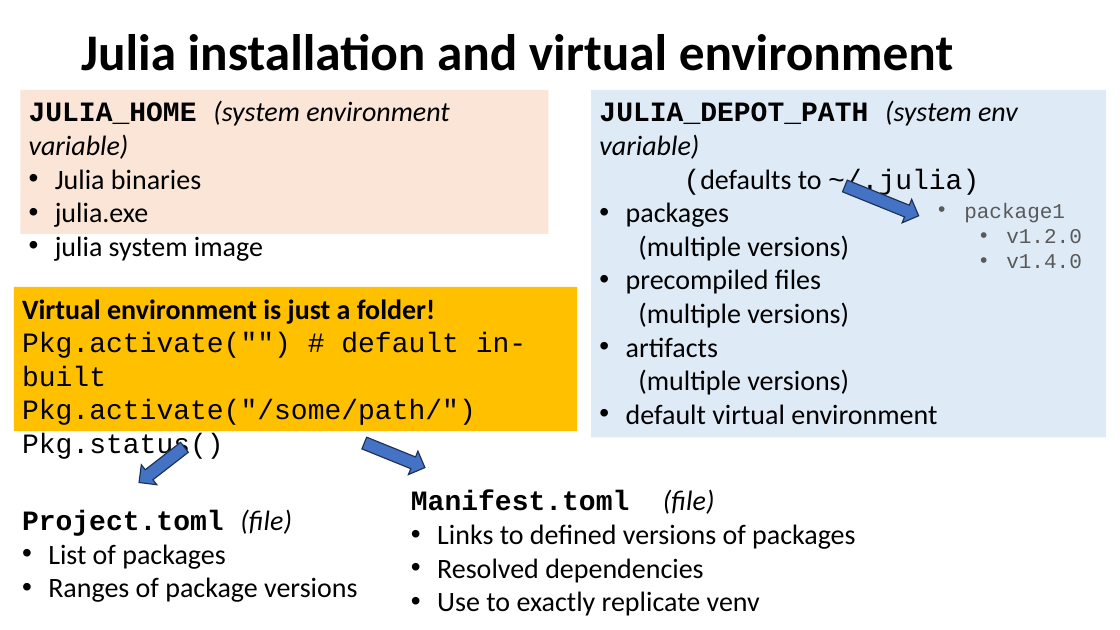
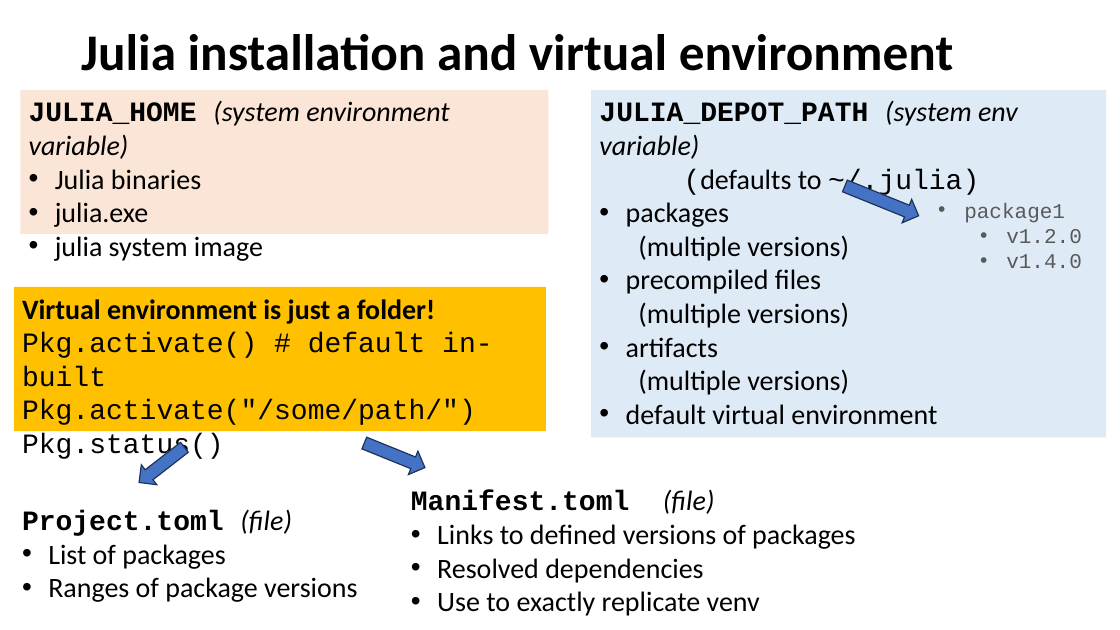
Before and after one commit to pszufe/2024_Julia_Aberdeen, a slide deck: slide 19 of 1_Basics/Julia_intro_Aberdeen_2024.pptx. Drawn at 1120x630 pixels with LibreOffice and Linux fonts; fonts in the diff are those of the drawing. Boxes give left, top, right and bottom in pixels: in the first picture for what was removed or moved away, otherwise in the second. Text is boxed around its words. In the diff, an @@ line names an element or a change of style, - is before the commit and + after.

Commit message:
eds

```diff
--- a/1_Basics/Julia_intro_Aberdeen_2024.pptx
+++ b/1_Basics/Julia_intro_Aberdeen_2024.pptx
@@ rectangle "Virtual environment is just a ...": place and size @@
-rectangle "Virtual environment is just a ..." at box(13, 287, 577, 432)
+rectangle "Virtual environment is just a ..." at box(13, 287, 545, 432)
@@ text in rectangle at box(22, 332, 492, 387): text changed @@
-Pkg.activate("") # default in-built
+Pkg.activate() # default in-built
```
